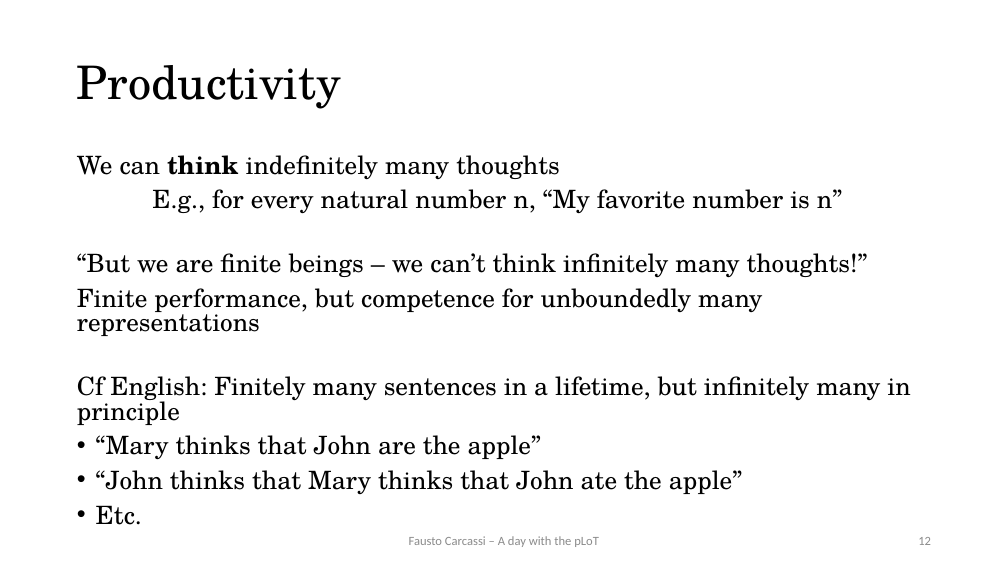
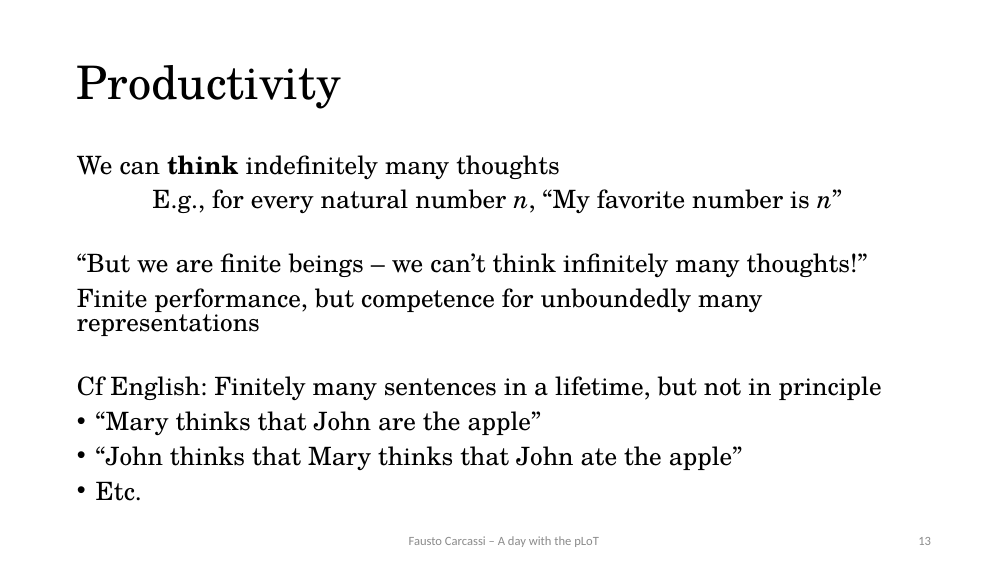
Before and after one commit to thelogicalgrammar/pLoT_workshop, a slide deck: slide 13 of book/lectures/1.pptx (slide 12 before the commit). Drawn at 1008x567 pixels with LibreOffice and Linux fonts; fonts in the diff are those of the drawing. Boxes give left, top, right and bottom in pixels: in the first picture for what was removed or moved away, otherwise in the second. Text is boxed around its words. In the diff, an @@ line names an element or a change of style, - is before the commit and + after.

```diff
--- a/book/lectures/1.pptx
+++ b/book/lectures/1.pptx
@@ text at (152, 189, 842, 214): italic on in "n, n”" @@
@@ text at (77, 376, 882, 401): text changed @@
-Cf English: Finitely many sentences in a lifetime, but infinitely many in principle
+Cf English: Finitely many sentences in a lifetime, but not in principle
```
Also in this commit, not shown: 8 other slides changed, 6 slides added, 18 other files.
